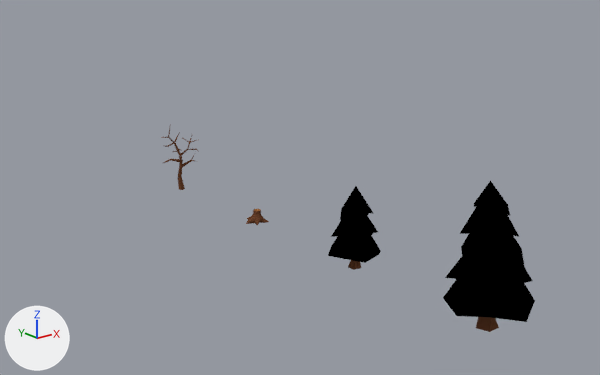
Two versions of the Blender file resources/Blendfiles/Tree.blend, one commit apart.
The view is the same before and after, from a 50 mm lens placed at (-6.31, -3.33, 3.88), pointed at (1.52, 6.45, -0.04). Arrows for +X, +Y and +Z are at lower left; the lights stay in place.

Objects in the first picture: 'Tree_Large', 'Tree_Small'.
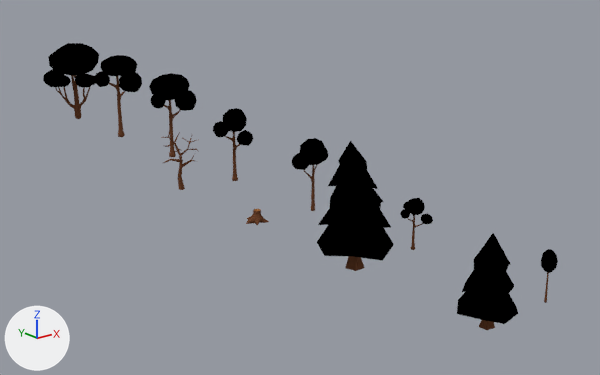
Location of each change, [x1, y1, x2, y2] in pixels of the pictures (600 x 375 px):
'Tree_Large', moved
    before: [443, 180, 535, 332]
    after: [317, 141, 394, 271]
'Tree_Small', moved
    before: [328, 186, 381, 270]
    after: [457, 233, 518, 330]
'Tree_Foliage_Large-3', added
    after: [43, 43, 99, 119]
'Tree_Foliage_Large-1', added
    after: [149, 73, 197, 157]
'Tree_Foliage_Large-2', added
    after: [94, 55, 142, 137]
'Tree_Foliage_Small-2', added
    after: [213, 108, 253, 181]
'Tree_Foliage_Small-1', added
    after: [292, 138, 328, 211]
'Tree_Foliage_Tiny-2', added
    after: [400, 198, 433, 250]
'Tree_Foliage_Tiny-1', added
    after: [541, 249, 558, 303]

Patch to the scene script:
```diff
--- a/resources/Blendfiles/Tree.blend.py
+++ b/resources/Blendfiles/Tree.blend.py
@@ me_tree_f_5 @@
+me_tree_f_5.from_pydata(...)  # 1012 vertices, 1124 faces; spans x -0.4..0.44, y -0.32..0.35, z -0.11..1.41
+me_tree_f_5.materials.append(mat_colorpalette)
@@ me_tree_f_7 @@
+me_tree_f_7.from_pydata(...)  # 2314 vertices, 2540 faces; spans x -0.66..0.55, y -0.62..0.55, z -0.1..1.52
+me_tree_f_7.materials.append(mat_colorpalette)
@@ me_tree_f_6 @@
+me_tree_f_6.from_pydata(...)  # 1054 vertices, 1204 faces; spans x -0.42..0.38, y -0.49..0.48, z -0.12..1.51
+me_tree_f_6.materials.append(mat_colorpalette)
@@ me_tree_f_3 @@
+me_tree_f_3.from_pydata(...)  # 1152 vertices, 1264 faces; spans x -0.3..0.305, y -0.194..0.202, z -0.061..1.014
+me_tree_f_3.materials.append(mat_colorpalette)
@@ me_tree_f_4 @@
+me_tree_f_4.from_pydata(...)  # 1054 vertices, 1204 faces; spans x -0.338..0.216, y -0.311..0.311, z -0.082..1.125
+me_tree_f_4.materials.append(mat_colorpalette)
@@ me_tree_f_2 @@
+me_tree_f_2.from_pydata(...)  # 1378 vertices, 1528 faces; spans x -0.18..0.154, y -0.221..0.193, z -0.045..0.655
+me_tree_f_2.materials.append(mat_colorpalette)
@@ me_tree_f_1 @@
+me_tree_f_1.from_pydata(...)  # 356 vertices, 392 faces; spans x -0.084..0.083, y -0.094..0.083, z -0.05..0.579
+me_tree_f_1.materials.append(mat_colorpalette)
@@ ob_tree_large @@
 ob_tree_large = bpy.data.objects.new('Tree_Large', me_trunk)
-ob_tree_large.location = (0.0, 1.5, 0.0)
+ob_tree_large.location = (0.0, 3.5, 0.0)
@@ ob_tree_small @@
 ob_tree_small = bpy.data.objects.new('Tree_Small', me_leaves)
-ob_tree_small.location = (0.0, 3.5, 0.0)
+ob_tree_small.location = (0.0, 1.5, 0.0)
@@ ob_tree_foliage_large_1 @@
+ob_tree_foliage_large_1 = bpy.data.objects.new('Tree_Foliage_Large-1', me_tree_f_5)
+ob_tree_foliage_large_1.location = (1.0, 9.5, 0.0)
@@ ob_tree_foliage_large_3 @@
+ob_tree_foliage_large_3 = bpy.data.objects.new('Tree_Foliage_Large-3', me_tree_f_7)
+ob_tree_foliage_large_3.location = (1.0, 13.5, 0.0)
@@ ob_tree_foliage_large_2 @@
+ob_tree_foliage_large_2 = bpy.data.objects.new('Tree_Foliage_Large-2', me_tree_f_6)
+ob_tree_foliage_large_2.location = (1.0, 11.5, 0.0)
@@ ob_tree_foliage_small_1 @@
+ob_tree_foliage_small_1 = bpy.data.objects.new('Tree_Foliage_Small-1', me_tree_f_3)
+ob_tree_foliage_small_1.location = (1.0, 5.5, 0.0)
@@ ob_tree_foliage_small_2 @@
+ob_tree_foliage_small_2 = bpy.data.objects.new('Tree_Foliage_Small-2', me_tree_f_4)
+ob_tree_foliage_small_2.location = (1.0, 7.5, 0.0)
@@ ob_tree_foliage_tiny_2 @@
+ob_tree_foliage_tiny_2 = bpy.data.objects.new('Tree_Foliage_Tiny-2', me_tree_f_2)
+ob_tree_foliage_tiny_2.location = (1.0, 3.5, 0.0)
@@ ob_tree_foliage_tiny_1 @@
+ob_tree_foliage_tiny_1 = bpy.data.objects.new('Tree_Foliage_Tiny-1', me_tree_f_1)
+ob_tree_foliage_tiny_1.location = (1.0, 1.5, 0.0)
```
